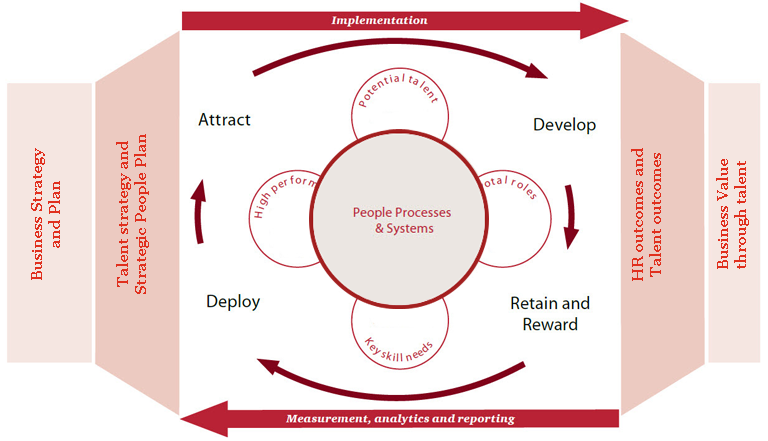
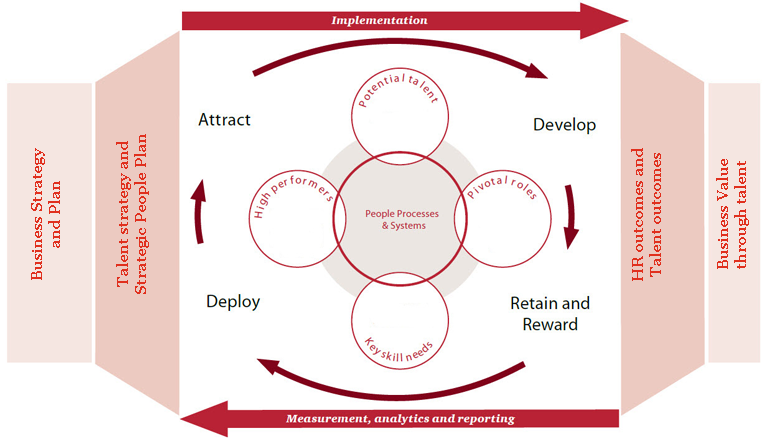
The second 768px x 441px image is a revision of the first. Changes to its layers:
hid "People Processes" over [309, 129, 489, 309]
